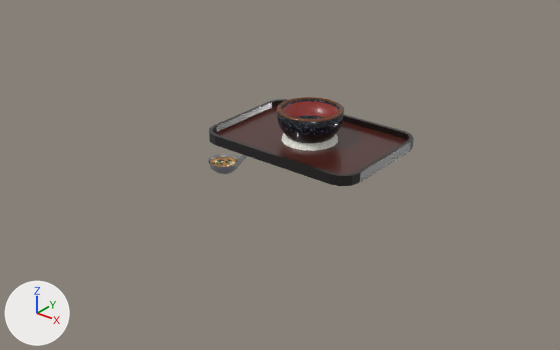
Renders of the glTF model public/models/sidebowls.glb from each side of a commit.
Rendered twice from a 50 mm lens placed at (0.665, -0.906, 0.487), pointed at (0.009, -0.087, -0.021). Arrows for +X, +Y and +Z are at lower left; the lights stay in place. The picture after the commit comes second. Where no turn or scale is listed for an object, it has been applied to the vertices.

Objects in the first picture: 'Bon', 'ChawanBody', 'ChawanRice', 'Otama', 'OtamaSoup', 'WanBody'.
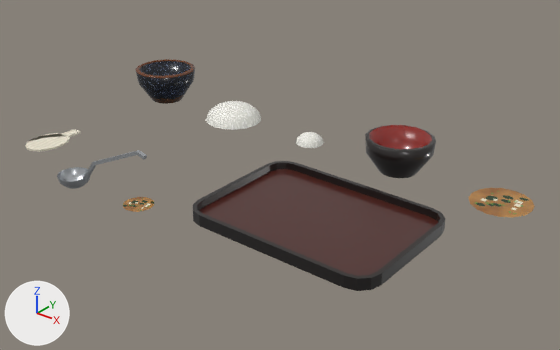
What changed in the scene script:
```text
Change ob_bon:
    ob_bon.location: (0.0, 0.0, 0.0) -> (0.16, -0.2, 0.0)
Change ob_chawanbody:
    ob_chawanbody.location: (0.0, 0.0, 0.0) -> (-0.32, 0.0, 0.0)
Change ob_chawanrice:
    ob_chawanrice.location: (0.0, 0.0, 0.0) -> (-0.16, 0.0, 0.0)
Change ob_otama:
    ob_otama.location: (0.0, 0.0, 0.0) -> (-0.16, -0.2, 0.0)
Change ob_otamasoup:
    ob_otamasoup.location: (0.0, 0.0, 0.0) -> (0.0, -0.2, 0.0)
Change ob_shamoji:
    ob_shamoji.location: (0.0, 0.0, 0.0) -> (-0.32, -0.2, 0.0)
Change ob_wanbody:
    ob_wanbody.location: (0.0, 0.0, 0.0) -> (0.16, 0.0, 0.0)
Change ob_wansoup:
    ob_wansoup.location: (0.0, 0.0, 0.0) -> (0.32, 0.0, 0.0)
```

What differs and where, as boxes (x1, y1, x2, y2) in the pictures (560 x 350 px):
'Bon', moved
    before: (209, 99, 414, 186)
    after: (193, 161, 445, 291)
'WanBody', moved
    before: (279, 101, 341, 144)
    after: (365, 125, 436, 178)
'ChawanBody', moved
    before: (276, 97, 344, 135)
    after: (135, 59, 195, 104)
'ChawanRice', moved
    before: (282, 133, 338, 151)
    after: (206, 101, 261, 130)
'WanSoup', moved (not visible before)
    after: (469, 188, 535, 217)
'Otama', moved
    before: (208, 154, 247, 174)
    after: (57, 150, 147, 189)
'Shamoji', moved (not visible before)
    after: (26, 129, 81, 152)
'OtamaSoup', moved
    before: (210, 157, 238, 167)
    after: (123, 197, 155, 212)
